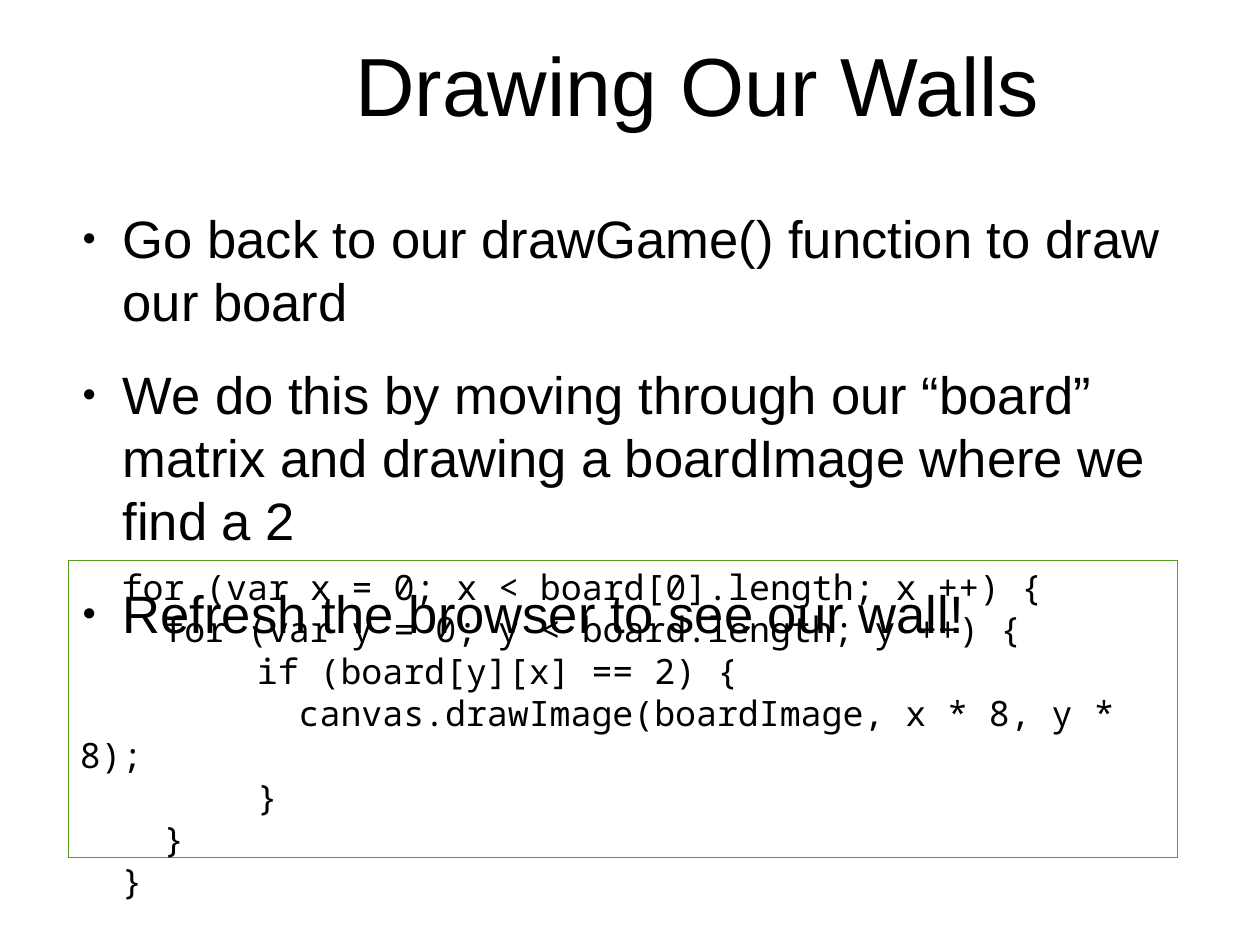
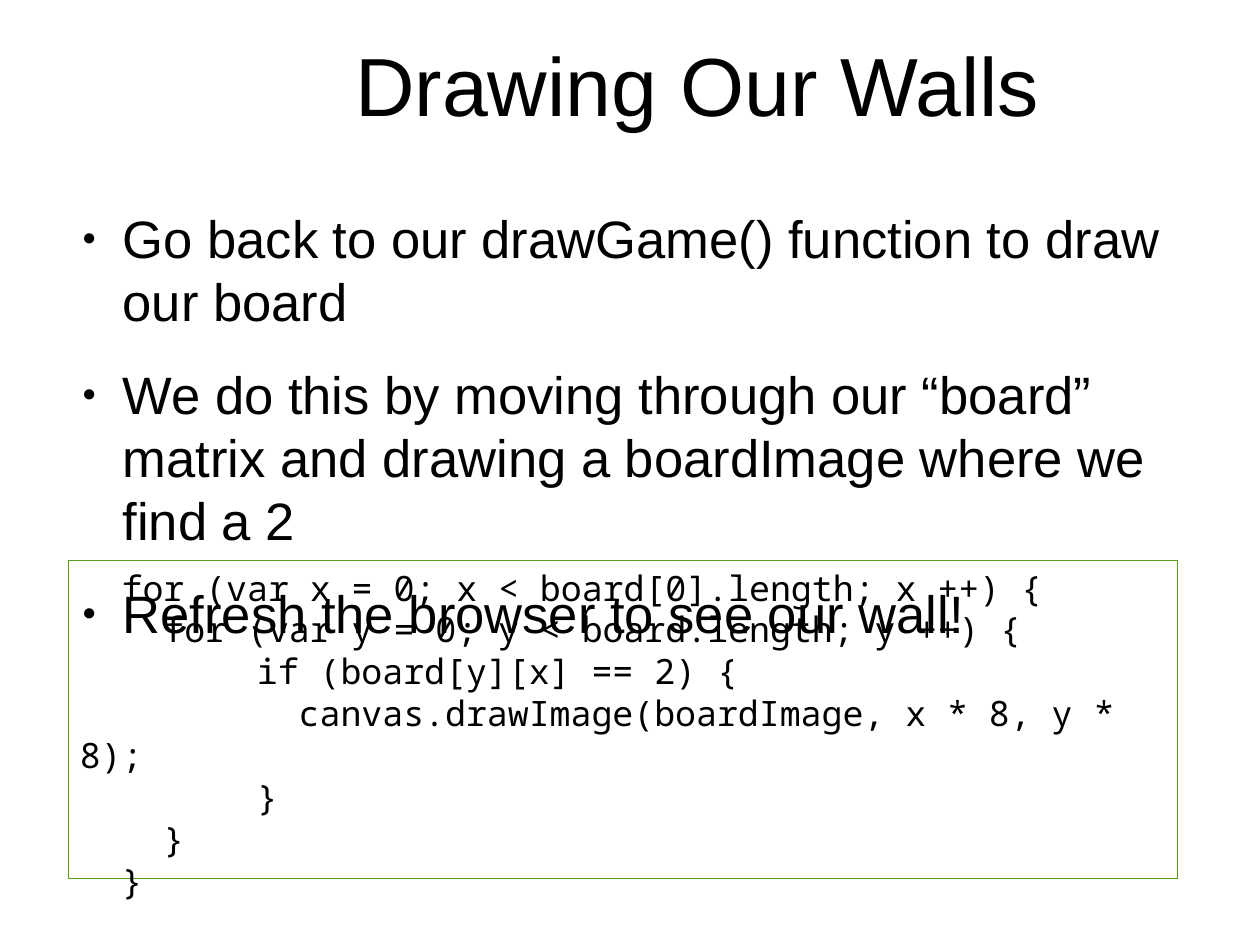
Before and after one commit to originalgrego/Webtris, a slide deck: slide 18 of Webtris - Explorathon 2016.odp. Drawn at 1260x946 pixels with LibreOffice and Linux fonts; fonts in the diff are those of the drawing; background and template pictures are left out. Boxes give left, top, right and bottom in pixels: in the first picture for what was removed or moved away, otherwise in the second. Text is boxed around its words. In the diff, an @@ line names an element or a change of style, - is before the commit and + after.

Commit message:
Fixed issues with playerPieceRef, commonalized drawing code, fixed input handling

```diff
--- a/Webtris - Explorathon 2016.odp
+++ b/Webtris - Explorathon 2016.odp
@@ rectangle "for (var x = 0; ...": place and size @@
-rectangle "for (var x = 0; ..." at <box>69,560,1178,858</box>
+rectangle "for (var x = 0; ..." at <box>69,560,1178,878</box>
```
Also in this commit, not shown: 2 other slides changed, 1 other file.
